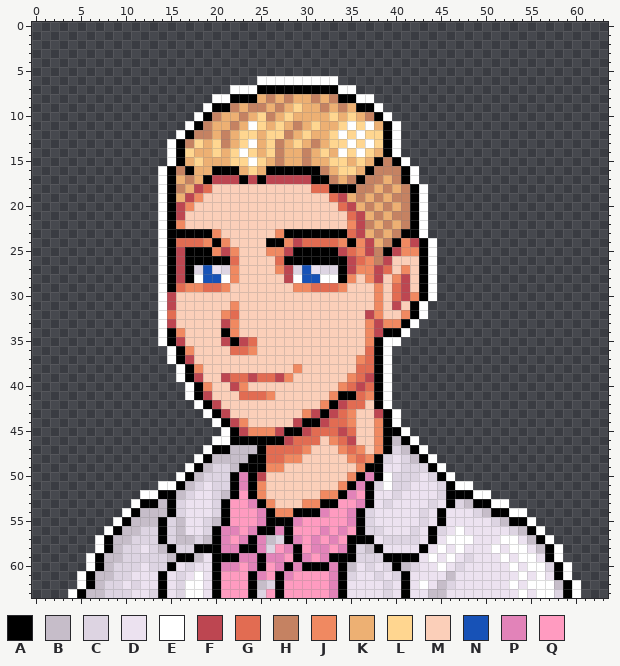
A pixel-art sprite gets an edit: graphics/field_mugshots/people/thomas/happy.png. Above: the version before the commit.
The file is 64x64 pixels.
Palette (. is transparent): A #000000  B #c6bdc9  C #ddd4e2  D #ece2f0  E #ffffff  F #bd4651  G #e26c52  H #c58262  J #f08961  K #edb073  L #ffd690  M #fbcfb9  N #1752b7  P #e283b9  Q #ff9bc0
The result:
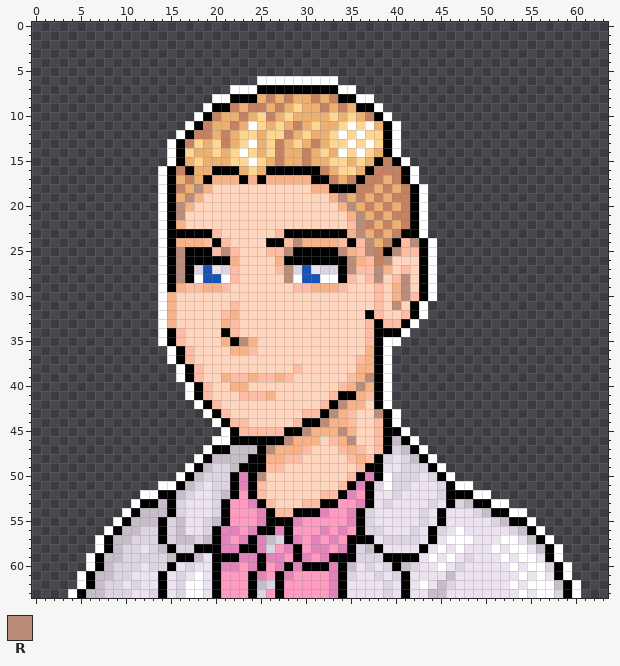
Colours new in this view: R #b98d79
What changed:
@@ palette @@
-G #e26c52
+G #f8b287
-J #f08961
+J #ffbca4
-M #fbcfb9
+M #ffd5bd
@@ x 13..44 @@
 16 .EAHAKKAAAKLKAAAAAAHKLLKAHHHAE..
-17 .EAKHKAFFFAFAFFFFFAAHKHAHHKHAE..
-18 .EAHKFGMMMMMMMMMMMGGAAAHHKHKHAE.
-19 .EAKFJMMMMMMMMMMMMMMGFKHKHKHHAE.
-20 .EAFJMMMMMMMMMMMMMMMMGFKHKHKHAE.
-21 .EAFMMMMMMMMMMMMMMMMMMGFKHKHHAE.
-22 .EAJMMMMMMMMMMMMMMMMMMJFHKHKHAE.
-23 .EAAAAAJMMMMMMJAAAAAAAGFKHKHAAE.
-24 .EAGGGJAJMMMMAAJFGGGGJAJFKHAJFAE
-25 .EAFAAAJFJMMMJJFAAAAAFGJFHAFJJAE
-26 .EAFAAAAAGMMMMGAAAAAAAFGJHFMMMAE
-27 .EAFACNDCJMMMMJFCNDCCAFJJFGMJMAE
-28 .EAFAENNEJMMMMMFENNEEAJMJFMJFMAE
-29 .EAGJJGGJMMMMMMMJJGGGJMMMJMGFMAE
-30 .EFMMMMMMMMMMMMMMMMMMMMMMJMGFJAE
-31 .EFMMMMMMJMMMMMMMMMMMMMMMJMFMAE.
-32 .EGMMMMMJGMMMMMMMMMMMMMMFJMMJAE.
-33 .EFMMMMMFJMMMMMMMMMMMMMMJFJJAE..
-34 .EAJMMMMAJMMMMMMMMMMMMMMJFAAE...
-35 .EAFMMMMFAFGMMMMMMMMMMMMJAEE....
+17 .EAKHKAGGGAGAGGGGGAAHKHAHHKHAE..
+18 .EAHKRGMMMMMMMMMMMGGAAAHHKHKHAE.
+19 .EAKRGMMMMMMMMMMMMMMGRKHKHKHHAE.
+20 .EARGMMMMMMMMMMMMMMMMGRKHKHKHAE.
+21 .EARMMMMMMMMMMMMMMMMMMGRKHKHHAE.
+22 .EAGMMMMMMMMMMMMMMMMMMJRHKHKHAE.
+23 .EAAAAAJMMMMMMJAAAAAAAGRKHKHAAE.
+24 .EAGGGJAJMMMMAAJRGGGGJAJRKHAJRAE
+25 .EARAAAJRJMMMJJRAAAAARGJRHARJJAE
+26 .EARAAAAAGMMMMGAAAAAAARGJHRMMMAE
+27 .EARACNDCJMMMMJRCNDCCARJJRGMJMAE
+28 .EARAENNEJMMMMMRENNEEAJMJRMJRMAE
+29 .EAGJJGGJMMMMMMMJJGGGJMMMJMGRMAE
+30 .EGMMMMMMMMMMMMMMMMMMMMMMJMGRJAE
+31 .EGMMMMMMJMMMMMMMMMMMMMMMJMRMAE.
+32 .EGMMMMMJGMMMMMMMMMMMMMMAJMMJAE.
+33 .EGMMMMMGJMMMMMMMMMMMMMMJAJJAE..
+34 .EAJMMMMAJMMMMMMMMMMMMMMJAAAE...
+35 .EAJMMMMGARGMMMMMMMMMMMMJAEE....
 36 ..EAJMMMMGGJMMMMMMMMMMMMGAE.....
-37 ..EAFMMMMMMMMMMMMMMMMMMJGAE.....
+37 ..EAJMMMMMMMMMMMMMMMMMMJGAE.....
 38 ...EAJMMMMMMMMMMJMMMMMMGGAE.....
-39 ...EAFMMFGGFGGFJMMMMMMJGFAE.....
-40 ....EAJMMFJMMMMMMMMMMJGFGAE.....
-41 ....EAFMMMGGGJMMMMMMJAAGJAE.....
-42 .....EAFMMMMMMMMMMMJAFGGMAE.....
-43 ......EAFMMMMMMMMJFAFGJMMFAE....
-44 .......EAFJMMMMMFAAFGGJMMJAE....
-45 ........EAFJJJFAAFGGGFGMMJAAE...
-46 .......EEAAAAAAFGGGMJGFMMJABAE..
-47 ......EAABBBAGGGGJMMMJGJMJACBAE.
+39 ...EAJMMGJJGJJGJMMMMMMJGRAE.....
+40 ....EAJMMGGMMMMMMMMMMJGRGAE.....
+41 ....EAJMMMJJJGMMMMMMJAAGJAE.....
+42 .....EAJMMMMMMMMMMMJARGGMAE.....
+43 ......EAJMMMMMMMMJJARGJMMRAE....
+44 .......EAJJMMMMMJAARGGJMMJAE....
+45 ........EAJJJJJAARGGGRGMMJAAE...
+46 .......EEAAAAAARGGGMJGRMMJABAE..
+47 ......EAABBBARGGGJMMMJGJMJACBAE.
 48 .....EABBBBAAGGJJMMMMMJGJACDCBAE
 49 ....EABCCBAAAJJMMMMMMMMJAADDCCCA
-50 ...EABCCCAPAFMMMMMMMMMJAPAECCCDC
+50 ...EABCCCAPARMMMMMMMMMJAPAECCCDC
 51 .EEABCDCCAPAJMMMMMMMMJAPACECCDDD
Changed places in both pictures, as pixel boxes (x1, y1, x2, y2):
changed: (167, 175, 419, 517)
